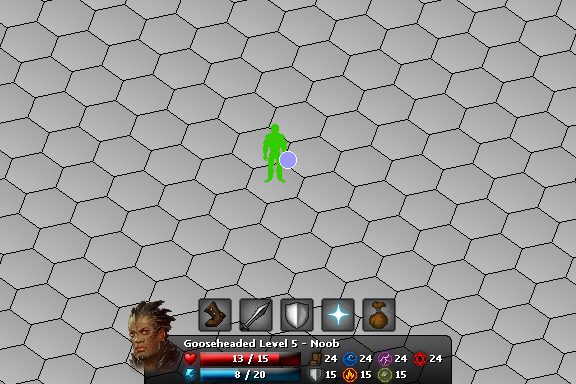
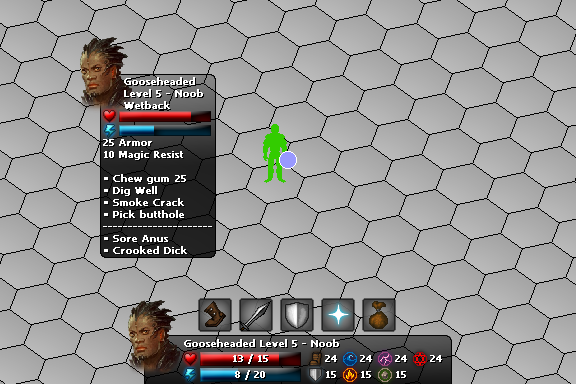
Comparing the layer stacks of the two w=576, h=384 images. Changes:
showed group "tooltip" (15 layers) over [78, 37, 216, 258]
